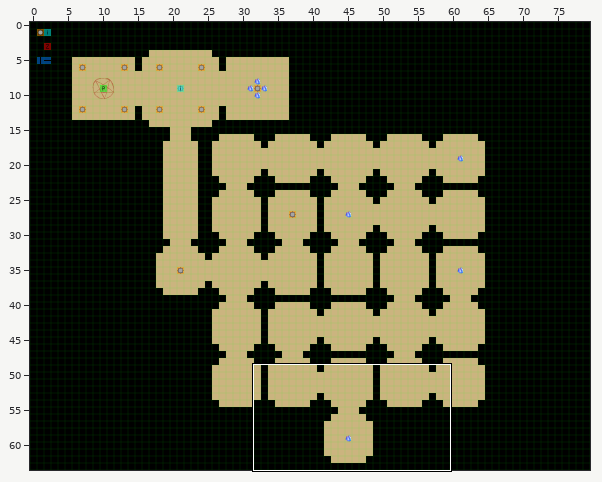
Two states of a Tiled map (JSON), assets/maps/chap3.json. Above, an overview of the earlier version with the close-up marked.
Close-up. Old version:
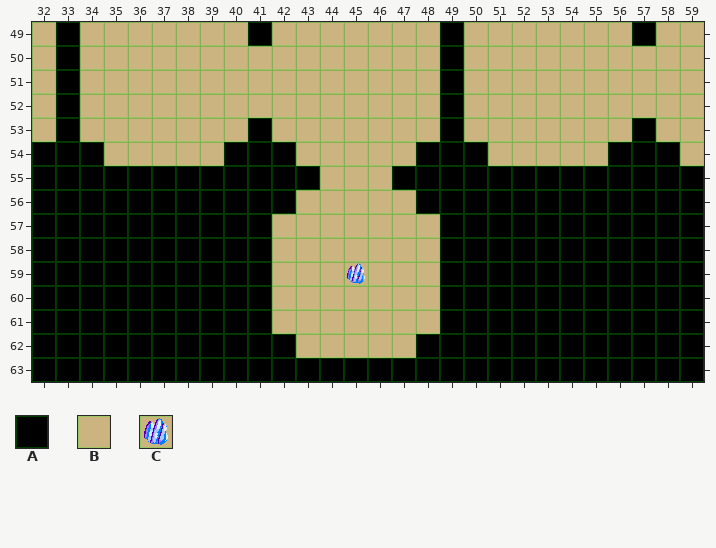
Cells are 32x32 px. Shown: x 32..59, y 49..63. The commit also changed other parts of the map, which this record leaves out.
Key: from "basic": A 0, B 1, C 9.
_ is an empty cell.
Objects are placed by their top-left corner, in cells (3,4 is the top-left corner of cell 3,4); size is 1x1 cell unless given.
Layer "map" before, first column x 32:
49 BABBBBBBBABBBBBBBABBBBBBBABB
50 BABBBBBBBBBBBBBBBABBBBBBBBBB
51 BABBBBBBBBBBBBBBBABBBBBBBBBB
52 BABBBBBBBBBBBBBBBABBBBBBBBBB
53 BABBBBBBBABBBBBBBABBBBBBBABB
54 AAABBBBBAAABBBBBAAABBBBBAAAB
55 AAAAAAAAAAAABBBAAAAAAAAAAAAA
56 AAAAAAAAAAABBBBBAAAAAAAAAAAA
57 AAAAAAAAAABBBBBBBAAAAAAAAAAA
58 AAAAAAAAAABBBBBBBAAAAAAAAAAA
59 AAAAAAAAAABBBCBBBAAAAAAAAAAA
60 AAAAAAAAAABBBBBBBAAAAAAAAAAA
61 AAAAAAAAAABBBBBBBAAAAAAAAAAA
62 AAAAAAAAAAABBBBBAAAAAAAAAAAA
63 AAAAAAAAAAAAAAAAAAAAAAAAAAAA
Once edited:
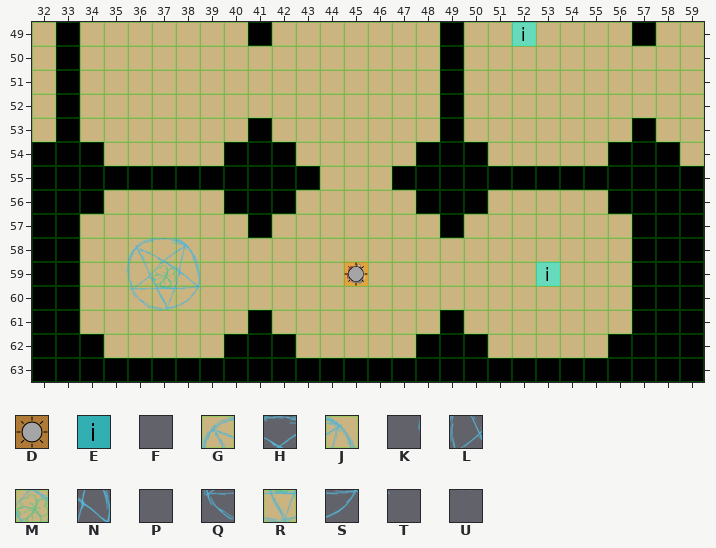
Further tiles: from "items": D 0, E 5; from "spawn": F 5, G 6, H 7, J 8, K 10, L 11, M 12, N 13, P 14, Q 16, R 17, S 18, T 19, U 22.
See-through tiles are keyed as they look on the map.
The exact change:
Layer "map":
Tile A becomes tile B in row 56 at x 35 to 39 and 51 to 55; in row 57 at x 34 to 40 and 50 to 56; in rows 58 to 60 at x 34 to 41 and 49 to 56; in row 61 at x 34 to 40 and 50 to 56; in row 62 at x 35 to 39 and 51 to 55.
Layer "overlay":
The author put tile F in row 58 at x 35.
The author put tile G in row 58 at x 36.
The author put tile H in row 58 at x 37.
The author put tile J in row 58 at x 38.
The author put tile K in row 59 at x 35.
The author put tile L in row 59 at x 36.
The author put tile M in row 59 at x 37.
The author put tile N in row 59 at x 38.
The author put tile P in row 59 at x 39.
The author put tile Q in row 60 at x 36.
The author put tile R in row 60 at x 37.
The author put tile S in row 60 at x 38.
The author put tile T in row 60 at x 39.
The author put tile U in row 61 at x 37.
Layer "lights":
A new object: D "flameLight" at 45,59.
Layer "items":
A new object: E "indice3" at 52,49.
A new object: E "chair" at 53,59.
Changed places in both close-ups, as pixel boxes (x1, y1, x2, y2):
added: (512, 22, 536, 46)
changed: (80, 190, 272, 358)
changed: (440, 190, 632, 358)
added: (344, 262, 368, 286)
